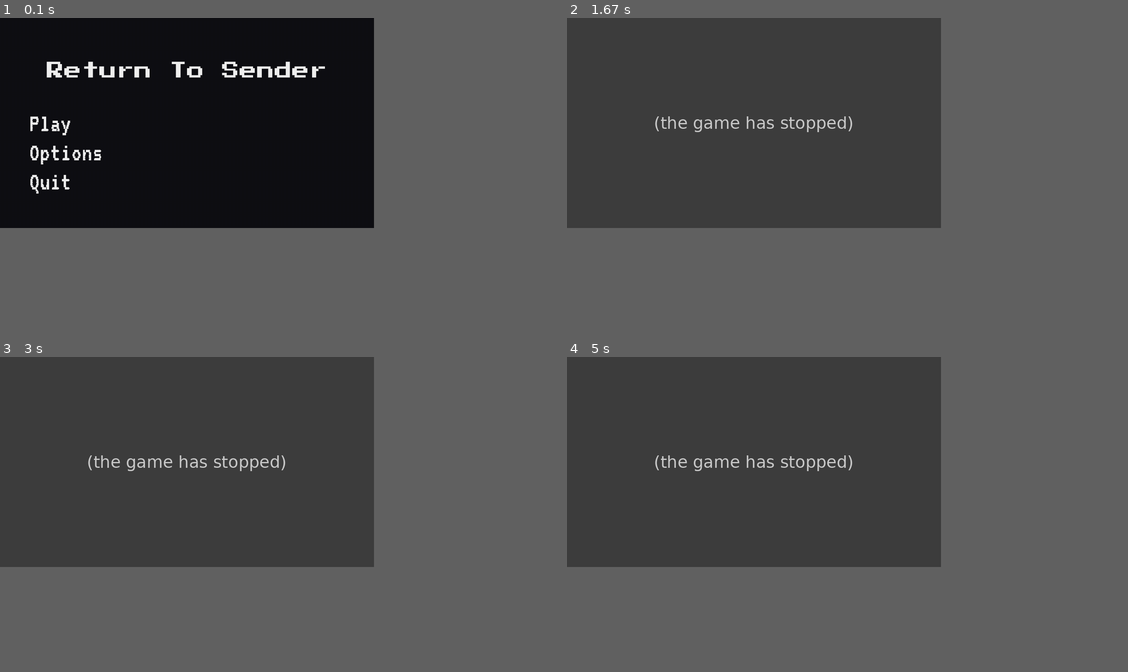
Above: before the commit, frames 1-4 (two rows, left to right).
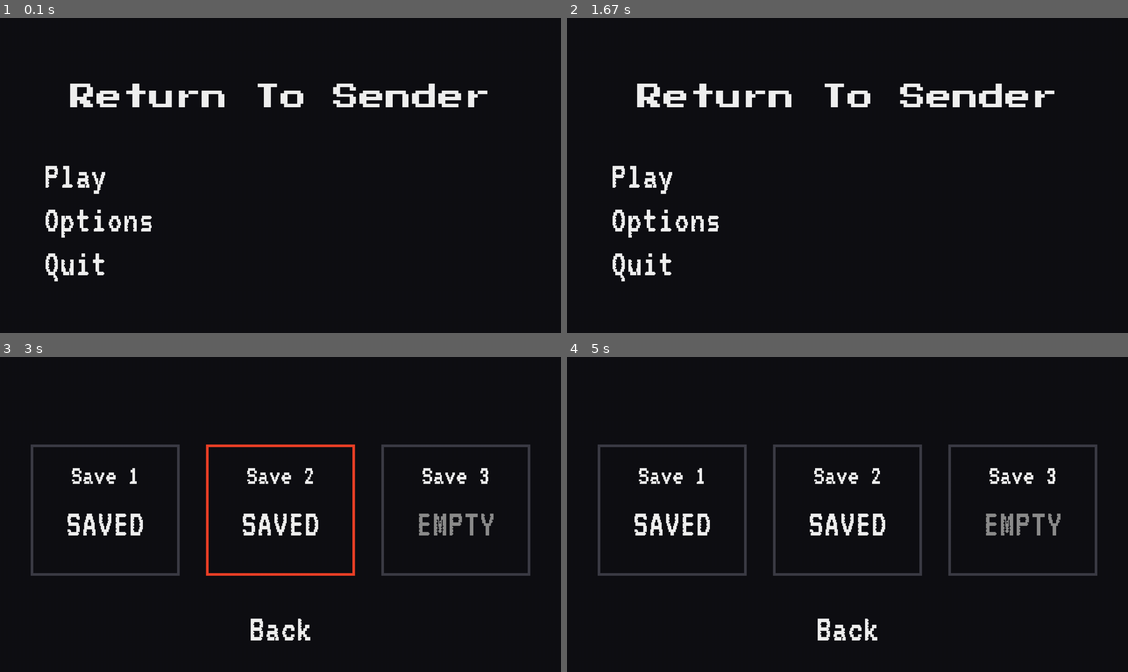
Above: after the commit, the same moments.

Repository: KDO1T/Return-To-Sender
Game: pygame game, started from main_menu.py
Two runs of this game, one before a commit and one after it. Both use one fixed random seed, a clock stepped at 60 frames per second and the inputs below.
Inputs (mouse positions are in pixels of both pictures, inside the frame that each line leads up to):
- Up to frame 1 (0.1 s): no input
- Up to frame 2 (1.67 s): click (847, 175) at 0.38 s; click (976, 222) at 0.72 s; press the mouse at (847, 172) at 1.03 s; move the mouse to (954, 232) at 1.13 s; release the mouse at (1060, 295) at 1.27 s; press the mouse at (847, 288) at 1.37 s; move the mouse to (785, 282) at 1.47 s; release the mouse at (724, 276) at 1.6 s
- Up to frame 3 (3 s): press the mouse at (72, 514) at 1.7 s; move the mouse to (72, 511) at 1.8 s; release the mouse at (72, 505) at 1.93 s; press the mouse at (280, 514) at 2.03 s; move the mouse to (387, 454) at 2.13 s; release the mouse at (488, 394) at 2.27 s; press the mouse at (100, 558) at 2.37 s; move the mouse to (179, 476) at 2.47 s; release the mouse at (252, 397) at 2.6 s; press the mouse at (280, 558) at 2.7 s; move the mouse to (353, 492) at 2.8 s; release the mouse at (420, 426) at 2.93 s
- Up to frame 4 (5 s): press the mouse at (1021, 511) at 3.03 s; move the mouse to (954, 501) at 3.13 s; release the mouse at (892, 495) at 3.27 s; press the mouse at (847, 627) at 3.37 s; move the mouse to (791, 577) at 3.47 s; release the mouse at (729, 527) at 3.6 s; press the mouse at (847, 511) at 3.7 s; move the mouse to (757, 470) at 3.8 s; release the mouse at (673, 426) at 3.93 s; press the mouse at (847, 627) at 4.03 s; move the mouse to (869, 520) at 4.13 s; release the mouse at (886, 413) at 4.27 s; press the mouse at (639, 514) at 4.87 s; move the mouse to (847, 558) at 4.97 s
In our replay, the window is 900x506 before the commit and 1350x759 after it. These sizes can differ from the game's own. Grey fills any space a smaller window leaves; there, only what the larger window draws over its background counts as a difference.

The runs differ from the first frame. In frame 1, 4.7% of the frame differs, in the area x 5-87%, y 13-84%; in frame 2, 45%; in frame 3, 46%, in the area x 0-95%, y 0-90%; in frame 4, 46%.
Before the commit the program exited at 0.38 s; later frames show no game.

Commit message:
feat: add the shop UI and functionality for the perks shop

Diff:
--- a/main.py
+++ b/main.py
@@ -40,6 +40,25 @@
 
     return brightness_surface
 
+# Text Wrapper Helper
+def draw_text_wrapped(surface, text, color, rect, font, line_spacing=2):
+    words = text.split(' ')
+    lines = []
+    current_line = []
+    for word in words:
+        test_line = ' '.join(current_line + [word])
+        if font.size(test_line)[0] <= rect.width:
+            current_line.append(word)
+        else:
+            lines.append(' '.join(current_line))
+            current_line = [word]
+    lines.append(' '.join(current_line))
+
+    y_offset = rect.y
+    for line in lines:
+        text_surf = font.render(line, True, color)
+        surface.blit(text_surf, (rect.x, y_offset))
+        y_offset += font.get_linesize() + line_spacing
 
 pygame.init()
 
@@ -84,14 +103,13 @@
 }
 
 #camera movement
-camera_x=0 #made it the same as the player's coordinates
-camera_y=0 #made it the same as the player's coordinates
+camera_x=0
+camera_y=0
 x_camera_delay = 0
 y_camera_delay = 0
-camera_speed=5 #will make this the difference in current player coordinates
-
-
-#1. initiliaze pygame, 2. names the window, 3. sets the window size and sets its paramaters
+camera_speed=5
+
+
 pygame.display.set_caption("Return To Sender")
 canvas = pygame.Surface((base_res_x, base_res_y))
 screen = pygame.display.set_mode((screen_state_w, screen_state_h), status)
@@ -99,12 +117,28 @@
 brightness_surface = create_brightness_surface(brightness)
 
 
-clock = pygame.time.Clock() #assigning the clock function to a variable to use for the fps in the gameloop
-
-
+clock = pygame.time.Clock()
+
+# Fonts
 font_pause_title = pygame.font.Font("fonts/Press_Start_2P/PressStart2P.ttf", 24)
 font_pause = pygame.font.Font("fonts/VT323/VT323.ttf", 34)
 font_pause_small = pygame.font.Font("fonts/VT323/VT323.ttf", 26)
+font_perk_title = pygame.font.Font("fonts/VT323/VT323.ttf", 18)
+font_perk_desc = pygame.font.Font("fonts/VT323/VT323.ttf", 14)
+
+
+# *------------------------------------------------------------------- PERKS DATA -----------------------------------------------------------------------------------------*
+PERKS = [
+    {"name": "Ignition Edge", "desc": "Melee hits have a 30% chance to set zombies on fire, dealing 15 burn damage over 3 seconds.", "rarity": "Budget", "weight": 60, "cost": 15},
+    {"name": "Conductive Blade", "desc": "Every 3rd melee swing releases a shockwave that arcs lightning to 2 nearby zombies for 50% damage.", "rarity": "Budget", "weight": 60, "cost": 15},
+    {"name": "Heavy Cleave", "desc": "Increases your melee swing arc size by 35% and increases knockback force by 50%.", "rarity": "Mid", "weight": 30, "cost": 30},
+    {"name": "Phantom Step", "desc": "Dodging through a zombie renders you briefly invulnerable and grants +25% move speed for 2.5s.", "rarity": "Mid", "weight": 30, "cost": 30},
+    {"name": "Executioner", "desc": "+35% bonus damage against zombies that are burning, shocked, or below 30% HP.", "rarity": "Mid", "weight": 30, "cost": 30},
+    {"name": "Blood Siphon", "desc": "Melee kills restore 4% Max HP. Parrying or blocking an attack heals 6 HP.", "rarity": "High", "weight": 10, "cost": 60},
+    {"name": "Ironclad Guard", "desc": "Reduces incoming damage from behind by 40% and grants immunity.", "rarity": "High", "weight": 10, "cost": 60},
+    {"name": "Retaliatory Pulse", "desc": "Taking damage releases a kinetic shockwave that knocks back all surrounding zombies & stuns them.", "rarity": "High", "weight": 10, "cost": 60},
+    {"name": "Final Arsenal", "desc": "+15% raw melee damage. Converts into +35% Ranged Dmg & +50% Reload Speed when Gun is unlocked.", "rarity": "High", "weight": 10, "cost": 60}
+]
 
 # *------------------------------------------------------------------- MAP STUFF -----------------------------------------------------------------------------------------*
 current_spritesheet = None
@@ -218,12 +252,16 @@
 stage_spawned_zombies = 0
 stage_dead_zombies = 0
 stage_max_zombies = 20
+
 shop_active = False
 shop_timer = 0.0
 shop_accessed = False
 orbs = []
 shop_message = ""
 shop_msg_timer = 0
+current_shop_perks = []
+purchases_allowed = 1
+current_purchases = 0
 
 spritesheet_pool = ['grass_spritesheet.png','cartoon_spritesheet.png']
 
@@ -296,7 +334,6 @@
 def pause_button_rects():
     return [pygame.Rect(220, 100 + index * 42, 200, 38) for index in range(5)]
 
-
 def close_skill_tree():
     global pause_state, paused
     pause_state = "PAUSE"
@@ -368,21 +405,34 @@
             pygame.quit()
             sys.exit()
 
-        # Clicking an augment card selects it and immediately closes the shop.
+        # Perks Card Selection Logic
         if event.type == pygame.MOUSEBUTTONDOWN and event.button == 1 and shop_active:
             mouse_x = event.pos[0] * base_res_x / screen_state_w
             mouse_y = event.pos[1] * base_res_y / screen_state_h
 
             card_w, card_h = 120, 180
-            start_x = (base_res_x - (3 * card_w + 2 * 30)) // 2
+            shop_slots = len(current_shop_perks)
+            start_x = (base_res_x - (shop_slots * card_w + (shop_slots - 1) * 30)) // 2
             card_y = 85
 
-            for i in range(3):
+            for i in range(shop_slots):
                 card_x = start_x + i * (card_w + 30)
                 card_rect = pygame.Rect(card_x, card_y, card_w, card_h)
+
                 if card_rect.collidepoint(mouse_x, mouse_y):
-                    shop_active = False
-                    shop_timer = 0.0
+                    perk = current_shop_perks[i]
+                    if perk is not None:
+                        if (player.DOLLARS or 0) >= perk["cost"]:
+                            player.DOLLARS = (player.DOLLARS or 0) - perk["cost"]
+                            if not hasattr(player, 'active_perks'):
+                                player.active_perks = []
+                            player.active_perks.append(perk)
+                            current_shop_perks[i] = None
+                            current_purchases += 1
+
+                            if current_purchases >= purchases_allowed:
+                                shop_active = False
+                                shop_timer = 0.0
                     break
 
         if event.type == pygame.KEYDOWN and pause_rebinding_control is not None and paused and pause_state == "OPTIONS" and pause_options_state == "CONTROLS":
@@ -415,23 +465,36 @@
                 player_vec = pygame.math.Vector2(player.rect.center)
                 for orb in orbs[:]:
                     if not orb.consumed:
-                        if not orb.consumed:
-                            orb_vec = pygame.math.Vector2(orb.rect.center)
-
-                            if player_vec.distance_to(orb_vec) <= 45:
-
-                                if orb.guaranteed or random.random() < orb.chance:
-                                    shop_active = True
-                                    shop_timer = 7.0
-                                    shop_accessed = True
-                                    shop_message = "Shop Unlocked!"
-                                else:
-                                    shop_message = "The Orb Exploded - No Shop Access!"
-
-                                shop_msg_timer = 120
-                                orb.consumed = True
-                                orbs.remove(orb)
-                                break
+                        orb_vec = pygame.math.Vector2(orb.rect.center)
+
+                        if player_vec.distance_to(orb_vec) <= 45:
+
+                            if orb.guaranteed or random.random() < orb.chance:
+                                shop_active = True
+                                shop_timer = 15.0
+                                shop_accessed = True
+                                shop_message = "Shop Unlocked!"
+
+                                # Setup Perk Selection parameters based on Skill Tree
+                                num_slots = 3 + getattr(player, 'shop_slots', 0)
+                                purchases_allowed = 1 + getattr(player, 'purchase_limit', 0)
+                                current_purchases = 0
+                                current_shop_perks = []
+
+                                temp_perks = list(PERKS)
+                                for _ in range(num_slots):
+                                    if not temp_perks: break
+                                    weights = [p['weight'] for p in temp_perks]
+                                    chosen = random.choices(temp_perks, weights=weights, k=1)[0]
+                                    current_shop_perks.append(chosen)
+                                    temp_perks.remove(chosen)
+                            else:
+                                shop_message = "The Orb Exploded - No Shop Access!"
+
+                            shop_msg_timer = 120
+                            orb.consumed = True
+                            orbs.remove(orb)
+                            break
 
         if event.type == pygame.KEYDOWN and event.key == pygame.K_F5:
             update_settings_file()
@@ -450,6 +513,7 @@
 
         if DEBUG_SOUL_COINS and event.type == pygame.KEYDOWN and event.key == pygame.K_F6:
             player.S_COIN = (player.S_COIN or 0) + 0
+            player.DOLLARS = (player.DOLLARS or 0) + 50
 
         # Pause menu mouse controls
         if paused:
@@ -1198,26 +1262,60 @@
         shop_overlay.fill((0, 0, 0, 205))
         canvas.blit(shop_overlay, (0, 0))
 
-        shop_title = font_pause_title.render("Perks SHOP", True, (240, 240, 240))
-        canvas.blit(shop_title, shop_title.get_rect(center=(base_res_x / 2, 45)))
+        shop_title = font_pause_title.render("PERKS SHOP", True, (240, 240, 240))
+        canvas.blit(shop_title, shop_title.get_rect(center=(base_res_x / 2, 30)))
+
+        # DOLLARS Display restricted exclusively to shop UI
+        dollars_text = font_pause_small.render(f"Dollars: ${player.DOLLARS or 0}", True, (50, 255, 50))
+        canvas.blit(dollars_text, dollars_text.get_rect(center=(base_res_x / 2, 55)))
 
         card_w, card_h = 120, 180
-        start_x = (base_res_x - (3 * card_w + 2 * 30)) // 2
+        shop_slots = len(current_shop_perks)
+        start_x = (base_res_x - (shop_slots * card_w + (shop_slots - 1) * 30)) // 2
         card_y = 85
 
-        for i in range(3):
+        for i in range(shop_slots):
             card_x = start_x + i * (card_w + 30)
             card_rect = pygame.Rect(card_x, card_y, card_w, card_h)
 
-            # Static black augment card background
-            pygame.draw.rect(canvas, (0, 0, 0), card_rect)
-            # Card border
-            pygame.draw.rect(canvas, (70, 70, 90), card_rect, 3)
-
-            card_num = font_pause_small.render(f"Card {i+1}", True, (120, 120, 120))
-            canvas.blit(card_num, card_num.get_rect(center=card_rect.center))
-
-        timer_text = font_pause_small.render(f"TIME: {max(0, shop_timer):.1f}", True, (240, 240, 240))
+            perk = current_shop_perks[i]
+
+            # Handle purchased / empty slots
+            if perk is None:
+                pygame.draw.rect(canvas, (30, 30, 30), card_rect)
+                pygame.draw.rect(canvas, (70, 70, 70), card_rect, 3)
+                sold_out = font_pause_small.render("SOLD", True, (255, 50, 50))
+                canvas.blit(sold_out, sold_out.get_rect(center=card_rect.center))
+                continue
+
+            # Render Base Card Background
+            pygame.draw.rect(canvas, (10, 10, 15), card_rect)
+
+            # Rarity Specific Visuals
+            if perk['rarity'] == 'Budget':
+                border_color = (150, 255, 150) # Light Green
+            elif perk['rarity'] == 'Mid':
+                border_color = (100, 150, 255) # Light Blue
+            else:
+                border_color = (255, 200, 50)  # Gold
+
+            pygame.draw.rect(canvas, border_color, card_rect, 3)
+
+            # Draw Perk Title
+            name_text = font_perk_title.render(perk['name'], True, border_color)
+            canvas.blit(name_text, name_text.get_rect(midtop=(card_rect.centerx, card_rect.y + 10)))
+
+            # Draw Detailed Wrapped Text Description
+            desc_rect = pygame.Rect(card_rect.x + 8, card_rect.y + 35, card_rect.width - 16, card_rect.height - 60)
+            draw_text_wrapped(canvas, perk['desc'], (200, 200, 200), desc_rect, font_perk_desc)
+
+            # Draw Cost at the bottom of the card
+            cost_text = font_perk_desc.render(f"${perk['cost']}", True, (50, 255, 50))
+            canvas.blit(cost_text, cost_text.get_rect(midbottom=(card_rect.centerx, card_rect.bottom - 10)))
+
+
+        timer_string = f"TIME: {max(0, shop_timer):.1f}  |  Purchases Left: {purchases_allowed - current_purchases}"
+        timer_text = font_pause_small.render(timer_string, True, (240, 240, 240))
         canvas.blit(timer_text, timer_text.get_rect(center=(base_res_x / 2, 310)))
 
     # Apply brightness & final render
--- /dev/null
+++ b/saves/slot_0.json
@@ -0,0 +1,39 @@
+{
+    "slot_index": 0,
+    "name": "Save 1",
+    "brightness": 50,
+    "player": {
+        "Name": null,
+        "HP": -83,
+        "max_HP": 50,
+        "base_ATK": 5,
+        "CRIT_DMG": 1.5,
+        "CRIT_CHANCE": 0.05,
+        "LEVEL": 1,
+        "EXP": 0,
+        "DOLLARS": 400,
+        "S_COIN": 316
+    },
+    "position": {
+        "x": 3700,
+        "y": 256
+    },
+    "world": {
+        "current_stage": 1,
+        "map_seed": 2916,
+        "spritesheet": "cartoon_spritesheet.png",
+        "zombie_count": 3
+    },
+    "skill_tree": {
+        "purchased": [
+            "attack_damage",
+            "crit_chance",
+            "attack_speed",
+            "crit_damage",
+            "movement_speed",
+            "blade_damage",
+            "blade_attack_speed"
+        ],
+        "ranged_unlocked": false
+    }
+}
--- /dev/null
+++ b/saves/slot_1.json
@@ -0,0 +1,39 @@
+{
+    "slot_index": 1,
+    "name": "Save 2",
+    "brightness": 50,
+    "player": {
+        "Name": null,
+        "HP": -1052,
+        "max_HP": 50,
+        "base_ATK": 5,
+        "CRIT_DMG": null,
+        "CRIT_CHANCE": null,
+        "LEVEL": null,
+        "EXP": null,
+        "DOLLARS": 10,
+        "S_COIN": 166
+    },
+    "position": {
+        "x": 9427,
+        "y": 160
+    },
+    "world": {
+        "current_stage": 3,
+        "map_seed": 69420,
+        "spritesheet": "plague_spritesheet.png",
+        "zombie_count": 6
+    },
+    "skill_tree": {
+        "purchased": [
+            "attack_damage",
+            "crit_chance",
+            "attack_speed",
+            "crit_damage",
+            "movement_speed",
+            "blade_damage",
+            "blade_attack_speed"
+        ],
+        "ranged_unlocked": false
+    }
+}
--- /dev/null
+++ b/settings.json
@@ -0,0 +1,15 @@
+{
+    "resolution_index": 1,
+    "fullscreen": true,
+    "brightness": 50,
+    "master_volume": 100,
+    "music_volume": 80,
+    "sfx_volume": 100,
+    "controls": {
+        "up": "W",
+        "left": "A",
+        "down": "S",
+        "right": "D",
+        "jump": "Space"
+    }
+}
Not shown, changed: .gitignore
